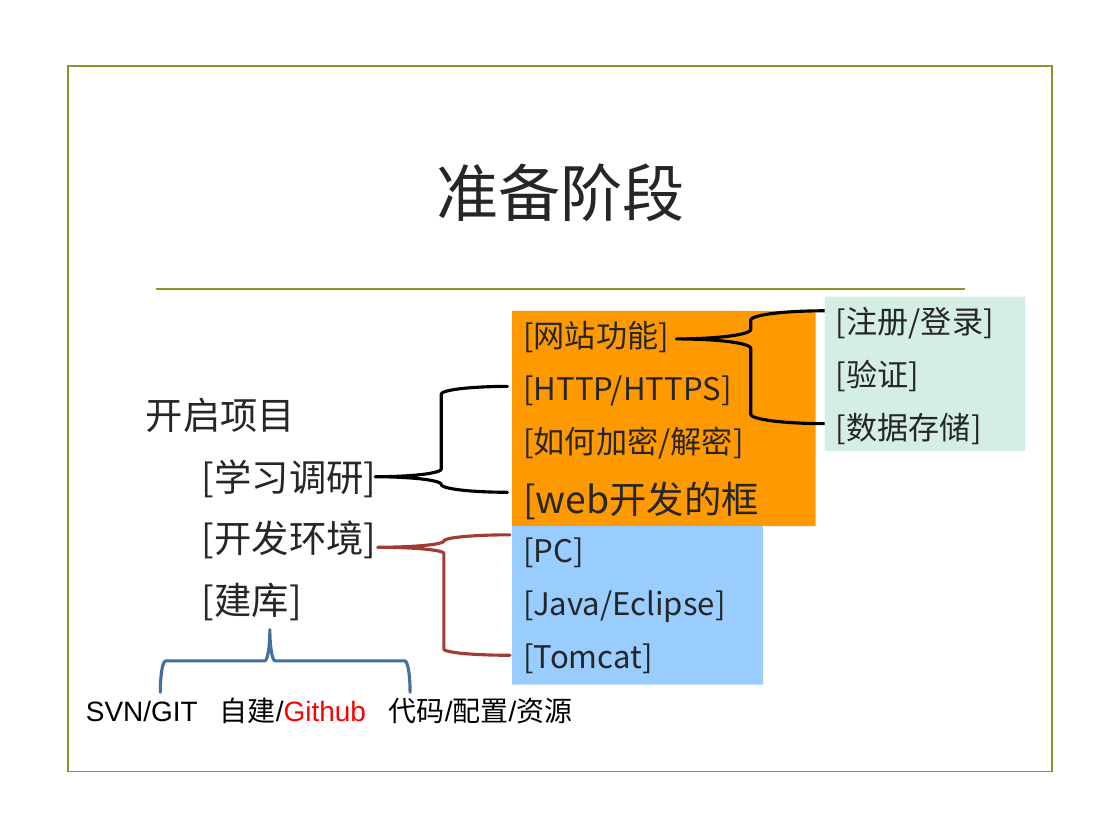
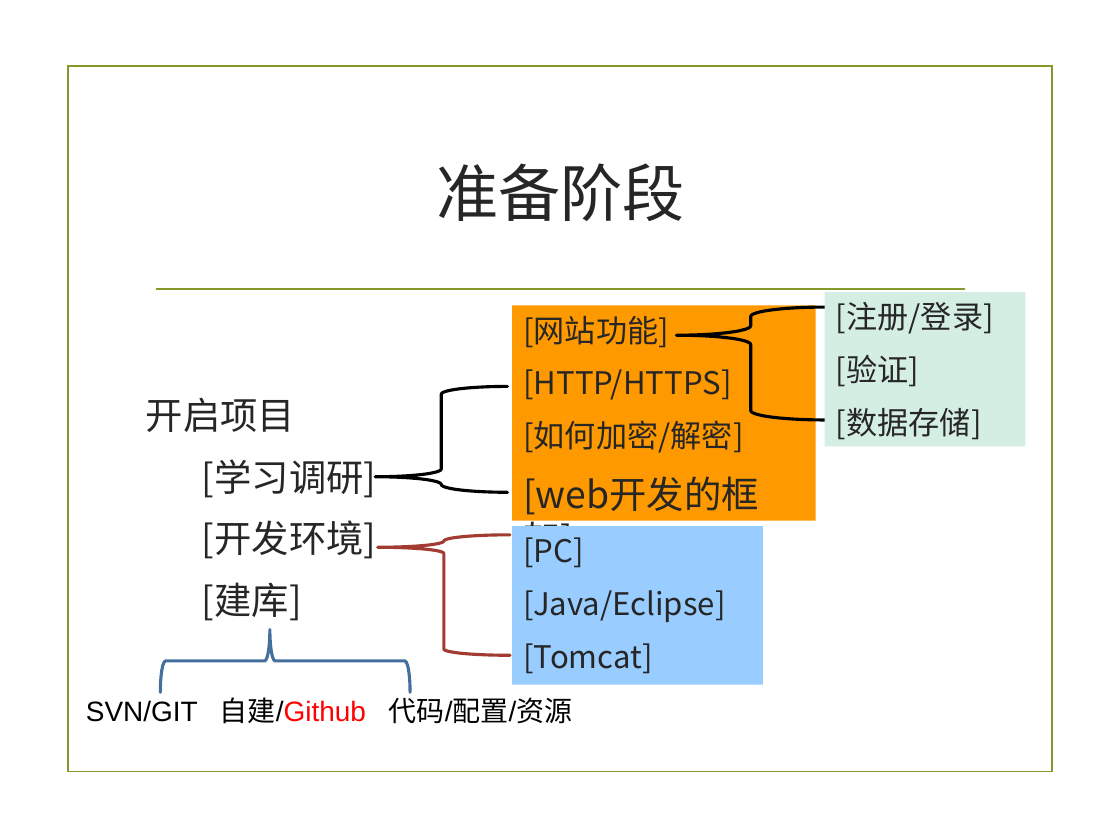
Before and after one commit to zuoshenghuang/curriculum, a slide deck: slide 3 of software/Ch_7_2_demo_2nd.pptx. Drawn at 1120x840 pixels with LibreOffice and Linux fonts; fonts in the diff are those of the drawing; background and template pictures are left out. Boxes give left, top, right and bottom in pixels: in the first picture for what was removed or moved away, otherwise in the second. Text is boxed around its words. In the diff, an @@ line names an element or a change of style, - is before the commit and + after.

```diff
--- a/software/Ch_7_2_demo_2nd.pptx
+++ b/software/Ch_7_2_demo_2nd.pptx
@@ 2 rectangles, 1 left brace: place and size @@
-2 rectangles, 1 left brace at [512, 297, 1025, 526]
+2 rectangles, 1 left brace at [512, 292, 1025, 521]
```
Also in this commit, not shown: 2 other slides changed, 4 slides added, 35 other files.
